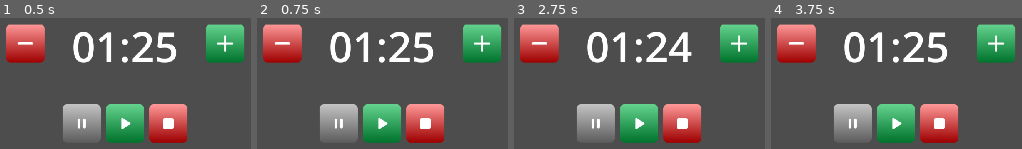
Above: before the commit, frames 1-4 (left to right).
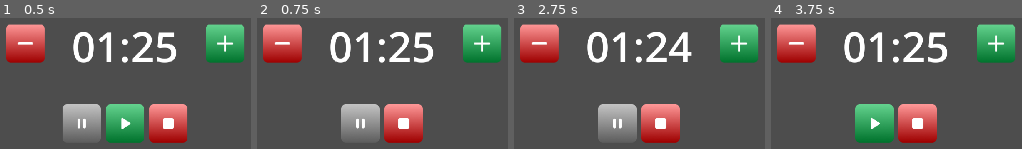
Above: after the commit, the same moments.

Repository: justkuzan/pomodoro-timer
Game: Godot game, scene res://Scenes/All Timers/all_timers_general_scene.tscn
Two runs of this game, one before a commit and one after it. Both use one fixed random seed, a clock stepped at 60 frames per second and the inputs below.
Inputs (mouse positions are in pixels of both pictures, inside the frame that each line leads up to; where the layout moved, square brackets give the same spot in the first picture):
- Up to frame 1 (0.5 s): no input
- Up to frame 2 (0.75 s): click (382, 124) at 0.5 s
- Up to frame 3 (2.75 s): click (639, 124) at 1.27 s; click (539, 42) at 2 s
- Up to frame 4 (3.75 s): click (996, 42) at 2.75 s; click (916, 124) [939, 124] at 3.5 s

Frame 1 is identical in both runs. In frame 2, 11% of the frame differs, in the area x 25-75%, y 65-96%; in frame 3, 11%; in frame 4, 11%.

Commit message:
Toggle button visibility based on timer state
Implemented UI helper functions (ui_running, ui_paused, etc.) to manage button visibility.

Encapsulated UI transitions within the control scene.

Synchronized Main scene states with corresponding UI layouts.

Diff:
--- a/Scenes/All Timers/all_timers_general_scene.gd
+++ b/Scenes/All Timers/all_timers_general_scene.gd
@@ -29,13 +29,16 @@
 		State.RUNNING:
 			print("Плей нажат!")
 			work_timer.timer_started()
+			timer_controls.ui_running()
 		State.STOPPED:
 			print("Стоп нажат!")
 			work_timer.timer_stopped()
+			timer_controls.ui_stopped()
 			work_timer.set_time(user_minutes, user_seconds)
 		State.PAUSED:
 			print("Пауза нажата!")
 			work_timer.timer_paused()
+			timer_controls.ui_paused()
 		State.ENDED:
 			print("Время и стекло")
 
--- a/UI/timer_controls.gd
+++ b/UI/timer_controls.gd
@@ -4,13 +4,28 @@
 signal running
 signal paused
 
+@onready var play_button: TextureButton = $play_pause_stop_V/play_pause_stop_H/play_pause/play
+@onready var pause_button: TextureButton = $play_pause_stop_V/play_pause_stop_H/play_pause/pause
+@onready var stop_button: TextureButton = $play_pause_stop_V/play_pause_stop_H/stop/stop
+
 
 func _ready() -> void:
 	pass
 
 
-#func _process(delta: float) -> void:
-	#pass
+func ui_running() -> void:
+	play_button.hide()
+	pause_button.show()
+
+
+func ui_paused() -> void:
+	play_button.show()
+	pause_button.hide()
+
+
+func ui_stopped() -> void:
+	play_button.show()
+	pause_button.hide()
 
 
 func _on_reduce_minutes_pressed() -> void:
